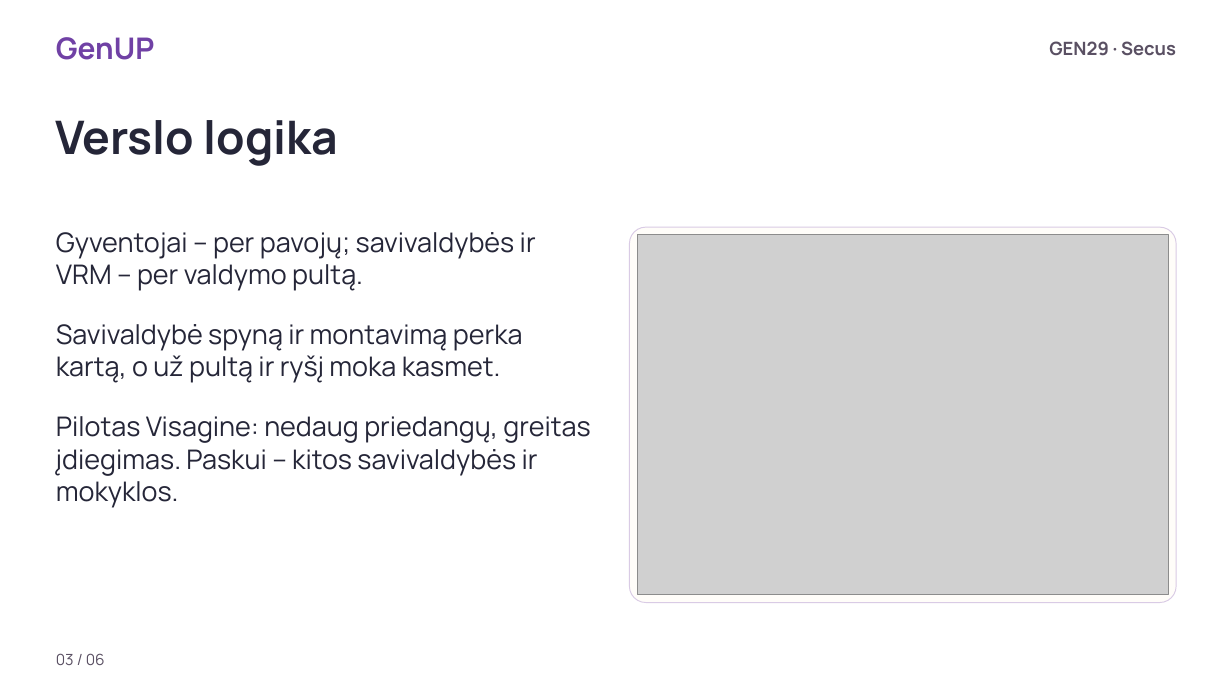
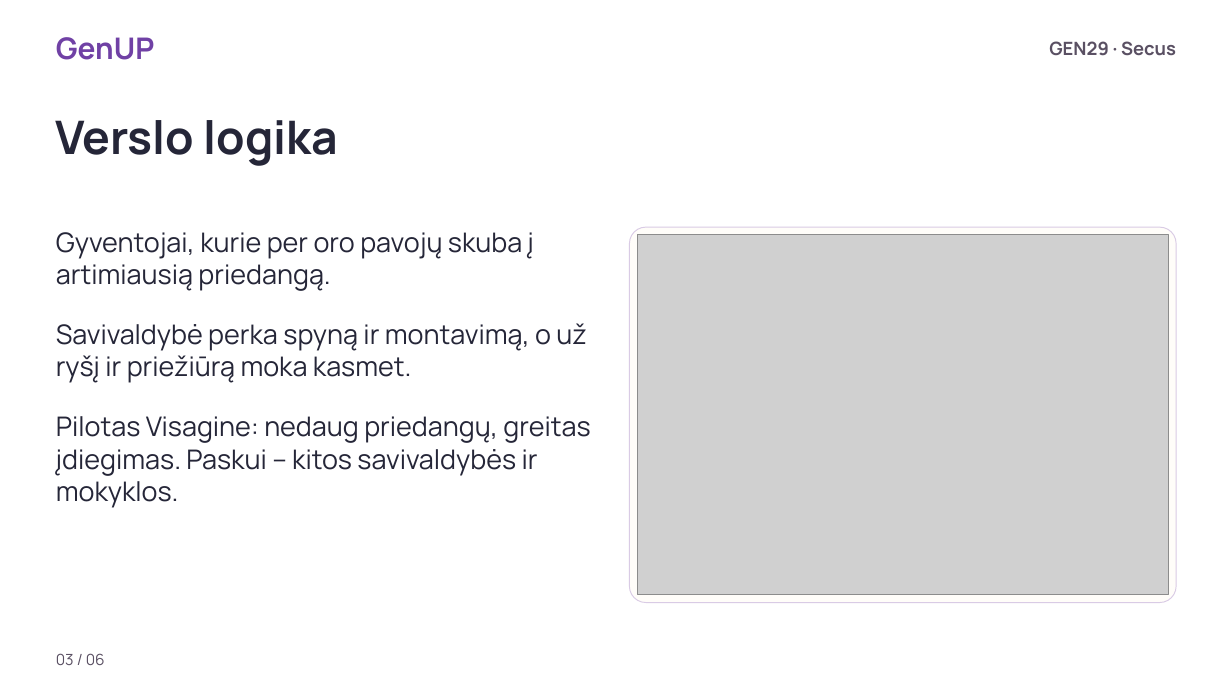
Before and after one commit to Clepperis/secus, a slide deck: slide 3 of pristatymas/GEN29_Secus_pristatymas.pptx. Drawn at 1232x693 pixels with LibreOffice and Linux fonts; fonts in the diff are those of the drawing; grey boxes stand for pictures; background and template pictures are left out. Boxes give left, top, right and bottom in pixels: in the first picture for what was removed or moved away, otherwise in the second. Text is boxed around its words. In the diff, an @@ line names an element or a change of style, - is before the commit and + after.

```diff
--- a/pristatymas/GEN29_Secus_pristatymas.pptx
+++ b/pristatymas/GEN29_Secus_pristatymas.pptx
@@ text at box(56, 232, 534, 291): text changed @@
-Gyventojai – per pavojų; savivaldybės ir VRM – per valdymo pultą.
+Gyventojai, kurie per oro pavojų skuba į artimiausią priedangą.
@@ text at box(56, 323, 586, 383): text changed @@
-Savivaldybė spyną ir montavimą perka kartą, o už pultą ir ryšį moka kasmet.
+Savivaldybė perka spyną ir montavimą, o už ryšį ir priežiūrą moka kasmet.
```
Also in this commit, not shown: 4 other slides changed, 19 other files.
